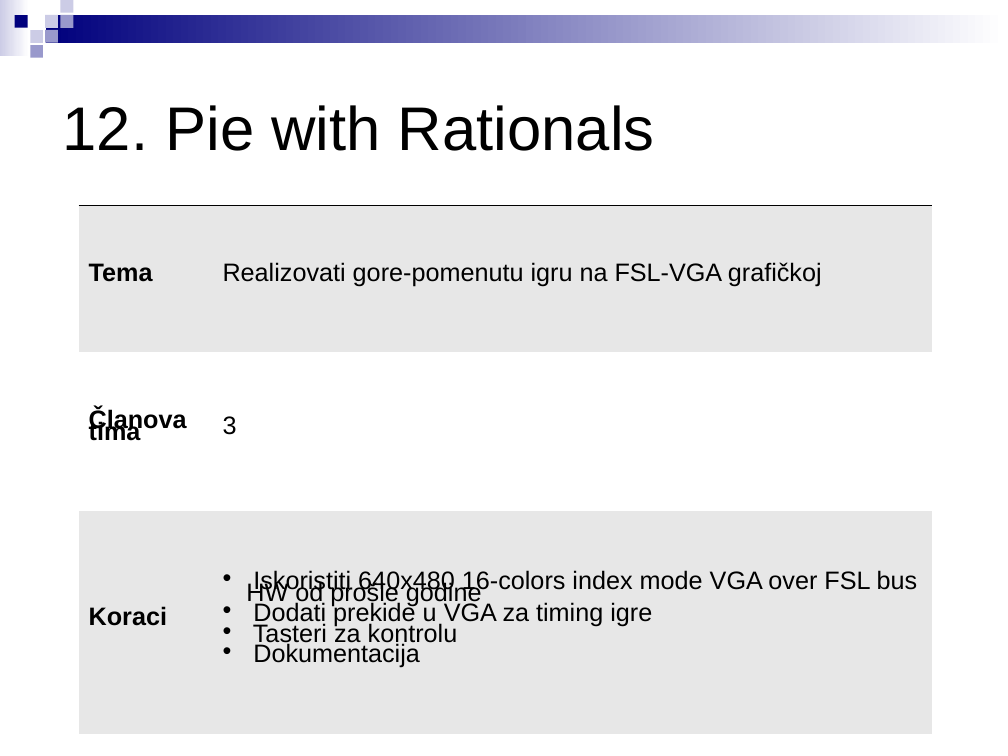
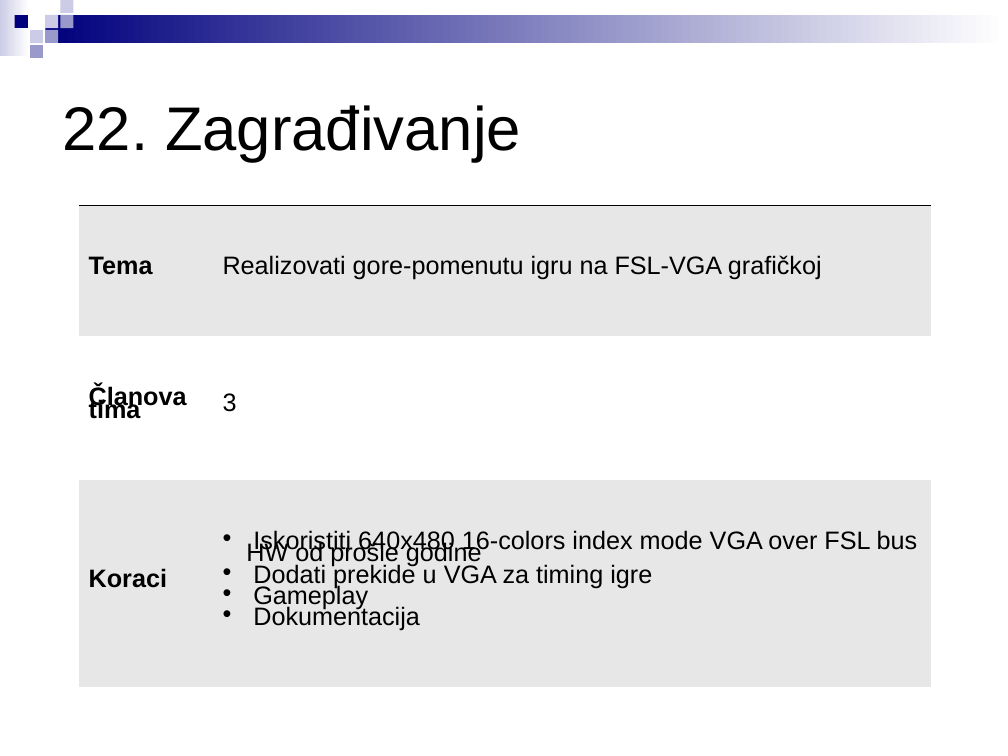
Before and after one commit to stefankoncarevic/projects_2018, a slide deck: slide 24 of LPRS2_projekti.ppt (slide 14 before the commit). Drawn at 1008x756 pixels with LibreOffice and Linux fonts; fonts in the diff are those of the drawing. Boxes give left, top, right and bottom in pixels: in the first picture for what was removed or moved away, otherwise in the second. Text is boxed around its words. In the diff, an @@ line names an element or a change of style, - is before the commit and + after.

```diff
--- a/LPRS2_projekti.ppt
+++ b/LPRS2_projekti.ppt
@@ text at <box>63,105,521,162</box>: text changed @@
-12. Pie with Rationals
+22. Zagrađivanje
@@ table at <box>79,205,931,674</box> @@
-row 3, column 2: Iskoristiti 640x480 16-colors index mode VGA over FSL bus HW od prošle godine / Dodati prekide u VGA za timing igre / Tasteri za kontrolu / Dokumentacija
+row 3, column 2: Iskoristiti 640x480 16-colors index mode VGA over FSL bus HW od prošle godine / Dodati prekide u VGA za timing igre / Gameplay / Dokumentacija
@@ line spacing 0.42 to 0.45 @@
```
Also in this commit, not shown: 21 other slides changed, 1 slide added, 3 slides removed, 1 other file.
